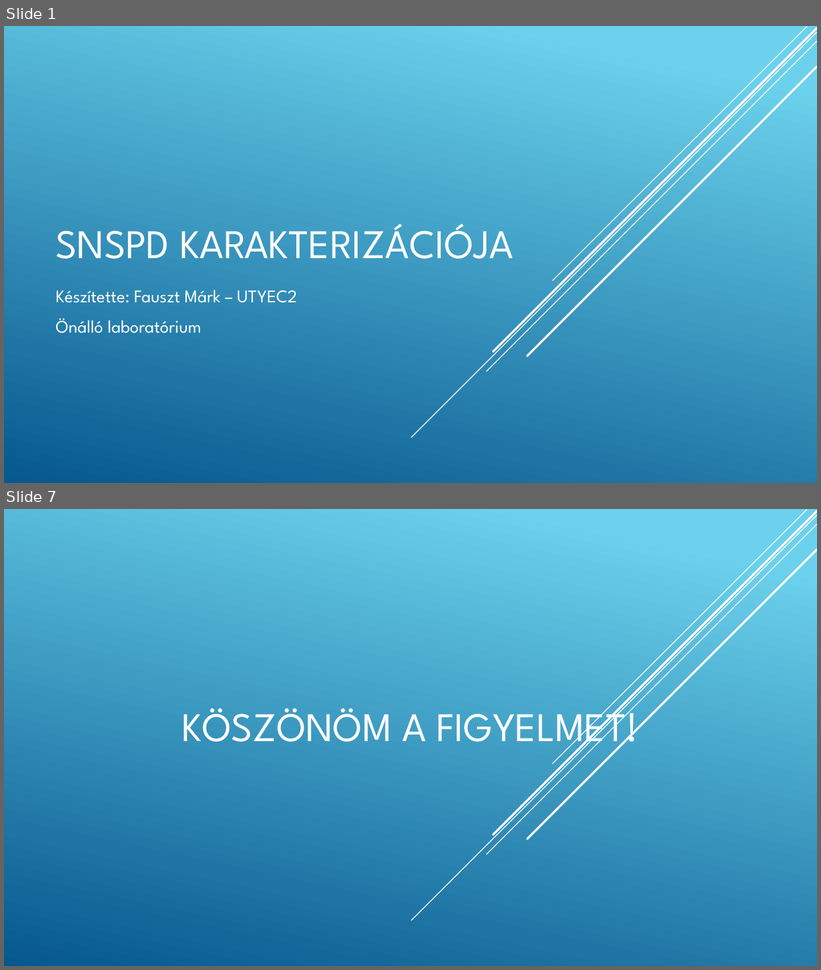
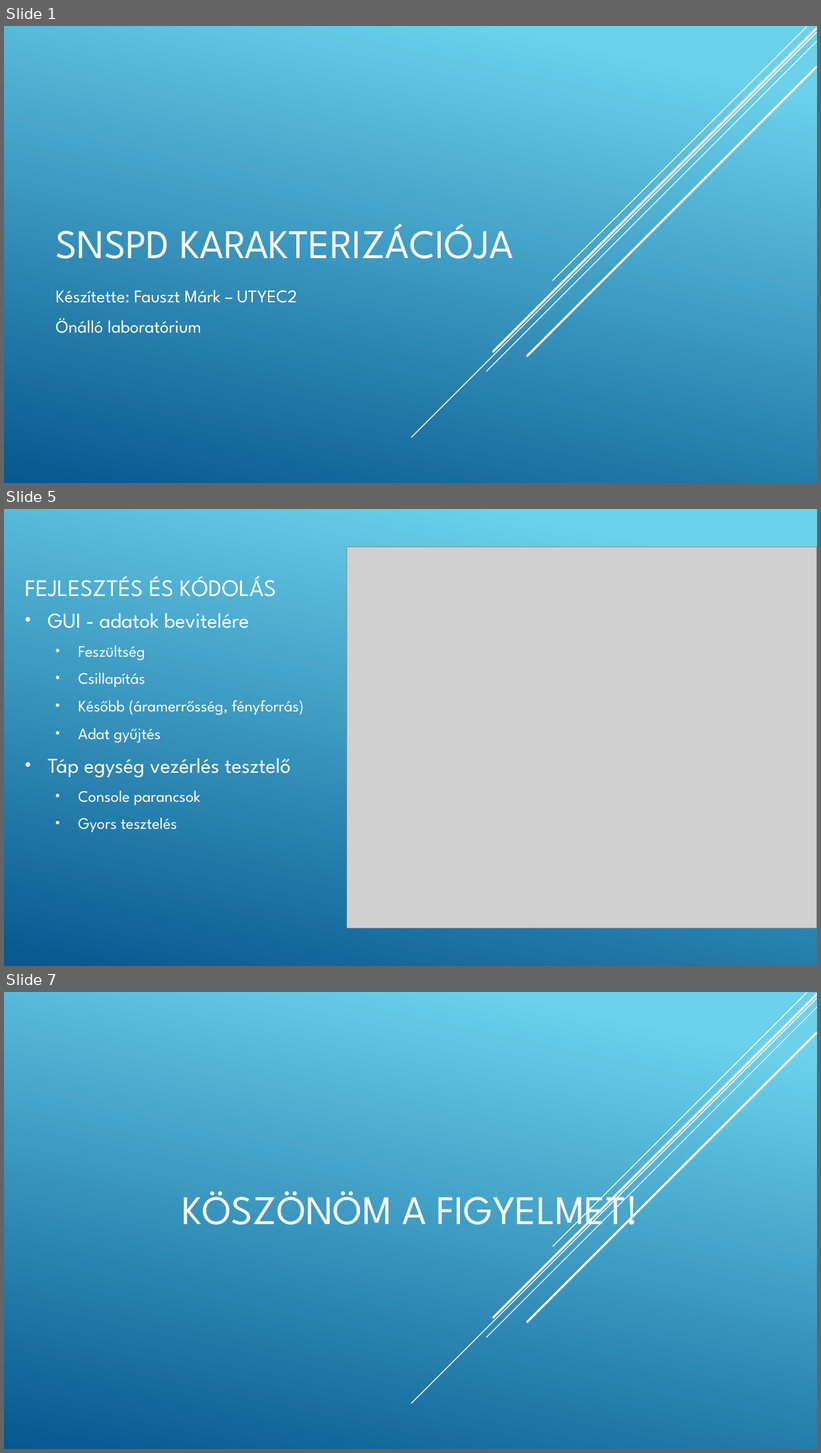
Before and after one commit to fausztmark/projektjeim, a slide deck: önlab/UTYEC2.pptx. Shown one above the other, each under a label of ours: slides 1 and 7 before the commit, slides 1, 5 and 7 after it; the slides between them are not shown. The pictures are 821x970 and 821x1453 pixels, drawn with LibreOffice and Linux fonts; fonts in the diff are those of the drawing; grey boxes stand for pictures. Boxes give left, top, right and bottom in pixels: in the first picture for what was removed or moved away, otherwise in the second. Text is boxed around its words. In the diff, an @@ line names an element or a change of style, - is before the commit and + after.

```diff
--- a/önlab/UTYEC2.pptx
+++ b/önlab/UTYEC2.pptx
@@ slide 5 added at box(4, 509, 817, 966), background gradient #6ED2EB to #06588E @@
@@ picture added at box(347, 547, 817, 929) @@
@@ title added at box(25, 576, 276, 597), 28 pt, text #FFFFFF @@
+FEJLESZTÉS ÉS KÓDOLÁS
@@ text added at box(48, 613, 304, 832), 19 pt, text #FFFFFF @@
+• GUI - adatok bevitelére
+  • Feszültség
+  • Csillapítás
+  • Később (áramerrősség, fényforrás)
+  • Adat gyűjtés
+• Táp egység vezérlés tesztelő
+  • Console parancsok
+  • Gyors tesztelés
@@ group added at box(618, 706, 817, 921): 5 lines @@
```
Also in this commit, not shown: 4 slides changed, 1 slide removed, 2 other files.
